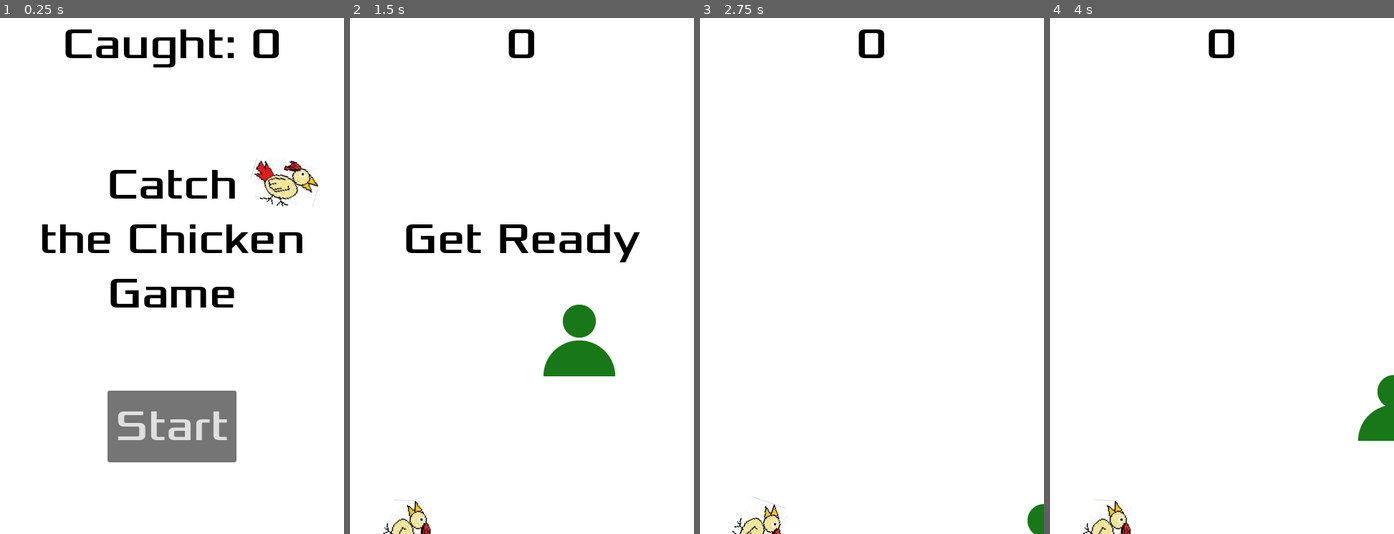
Above: before the commit, frames 1-4 (left to right).
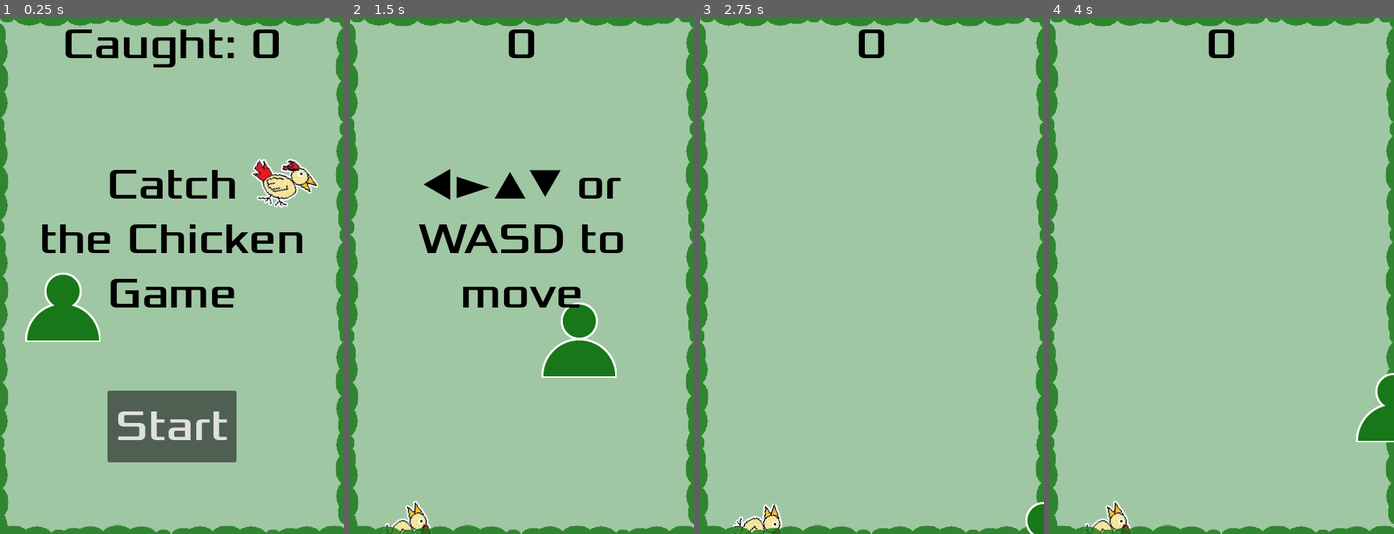
Above: after the commit, the same moments.

Repository: hchiam/learning-godot
Game: Godot game, scene res://main.tscn
The game is run twice, just before and just after one commit, with the same random seed, the same clock (stepped at 60 frames per second) and the same inputs.
Inputs (mouse positions are in pixels of both pictures, inside the frame that each line leads up to):
- Up to frame 1 (0.25 s): no input
- Up to frame 2 (1.5 s): click "Start" at 0.5 s; move the mouse to (597, 250) at 1.27 s; hold D (move_right) from 1.28 s (still down); click (597, 250) at 1.42 s
- Up to frame 3 (2.75 s): move the mouse to (803, 301) at 2.02 s; release D (move_right) at 2.03 s; hold S (move_down) from 2.03 s (still down)
- Up to frame 4 (4 s): move the mouse to (1256, 162) at 2.77 s; release S (move_down) at 2.78 s; hold D (move_right) 2.78-3.53 s; move the mouse to (1204, 379) at 3.52 s; hold W (move_up) from 3.53 s (still down); click (1204, 379) at 3.67 s

The runs differ from the first frame. In frame 1, 95% of the frame differs, in the area x 0-100%, y 0-100%; in frame 2, 97%; in frame 3, 99%; in frame 4, 99%.

Commit message:
mobile buttons and styling and logic fixes

Diff:
--- a/catch_the_chicken/chicken.gd
+++ b/catch_the_chicken/chicken.gd
@@ -27,7 +27,7 @@
 	# disable while accounting for physics:
 	$Area2D/CollisionShape2D.set_deferred('disabled', true)
 
-	linear_velocity = Vector2.ZERO
+	#linear_velocity = Vector2.ZERO
 
 	caught.emit()
 
--- a/catch_the_chicken/chicken.tscn
+++ b/catch_the_chicken/chicken.tscn
@@ -47,6 +47,7 @@
 
 [node name="ChickenCaughtSound" type="AudioStreamPlayer2D" parent="Area2D"]
 stream = ExtResource("4_86nom")
+volume_db = -6.0
 
 [node name="Timer" type="Timer" parent="."]
 wait_time = 0.5
--- a/catch_the_chicken/hud.gd
+++ b/catch_the_chicken/hud.gd
@@ -2,10 +2,20 @@
 
 signal start_game
 
+var doneGame = false
+
+
+func show_final_message(text):
+	$MessageLabel.text = text
+	$MessageLabel.show()
+	doneGame = true
+
+
 func show_message(text):
 	$MessageLabel.text = text
 	$MessageLabel.show()
-	$MessageTimer.start()
+	if !doneGame:
+		$MessageTimer.start()
 
 
 func update_score(score):
@@ -15,7 +25,75 @@
 func _on_StartButton_pressed():
 	$StartButton.hide()
 	start_game.emit()
+	if OS.has_feature("web_android") or OS.has_feature("web_ios"):
+		show_movement_buttons()
+	else:
+		show_message("◀►▲▼ or WASD to move")
 
 
 func _on_MessageTimer_timeout():
-	$MessageLabel.hide()
+	if !doneGame:
+		$MessageLabel.hide()
+
+
+func show_movement_buttons():
+	$Up.show()
+	$Down.show()
+	$Left.show()
+	$Right.show()
+
+
+func _on_up_button_down():
+	var ev = InputEventAction.new()
+	ev.action = "move_up"
+	ev.pressed = true
+	Input.parse_input_event(ev)
+
+
+func _on_down_button_down():
+	var ev = InputEventAction.new()
+	ev.action = "move_down"
+	ev.pressed = true
+	Input.parse_input_event(ev)
+
+
+func _on_left_button_down():
+	var ev = InputEventAction.new()
+	ev.action = "move_left"
+	ev.pressed = true
+	Input.parse_input_event(ev)
+
+
+func _on_right_button_down():
+	var ev = InputEventAction.new()
+	ev.action = "move_right"
+	ev.pressed = true
+	Input.parse_input_event(ev)
+
+
+func _on_up_button_up():
+	var ev = InputEventAction.new()
+	ev.action = "move_up"
+	ev.pressed = false
+	Input.parse_input_event(ev)
+
+
+func _on_down_button_up():
+	var ev = InputEventAction.new()
+	ev.action = "move_down"
+	ev.pressed = false
+	Input.parse_input_event(ev)
+
+
+func _on_left_button_up():
+	var ev = InputEventAction.new()
+	ev.action = "move_left"
+	ev.pressed = false
+	Input.parse_input_event(ev)
+
+
+func _on_right_button_up():
+	var ev = InputEventAction.new()
+	ev.action = "move_right"
+	ev.pressed = false
+	Input.parse_input_event(ev)
--- a/catch_the_chicken/hud.tscn
+++ b/catch_the_chicken/hud.tscn
@@ -62,5 +62,85 @@
 [node name="MessageTimer" type="Timer" parent="."]
 one_shot = true
 
+[node name="Up" type="Button" parent="."]
+visible = false
+anchors_preset = 7
+anchor_left = 0.5
+anchor_top = 1.0
+anchor_right = 0.5
+anchor_bottom = 1.0
+offset_left = -50.0
+offset_top = -300.0
+offset_right = 50.0
+offset_bottom = -200.0
+grow_horizontal = 2
+grow_vertical = 0
+theme_override_fonts/font = ExtResource("2_2jm3i")
+theme_override_font_sizes/font_size = 60
+shortcut = SubResource("4")
+text = "▲"
+
+[node name="Down" type="Button" parent="."]
+visible = false
+anchors_preset = 7
+anchor_left = 0.5
+anchor_top = 1.0
+anchor_right = 0.5
+anchor_bottom = 1.0
+offset_left = -50.0
+offset_top = -105.0
+offset_right = 50.0
+offset_bottom = -5.0
+grow_horizontal = 2
+grow_vertical = 0
+theme_override_fonts/font = ExtResource("2_2jm3i")
+theme_override_font_sizes/font_size = 60
+shortcut = SubResource("4")
+text = "▼"
+
+[node name="Left" type="Button" parent="."]
+visible = false
+anchors_preset = 7
+anchor_left = 0.5
+anchor_top = 1.0
+anchor_right = 0.5
+anchor_bottom = 1.0
+offset_left = -150.0
+offset_top = -204.0
+offset_right = -50.0
+offset_bottom = -104.0
+grow_horizontal = 2
+grow_vertical = 0
+theme_override_fonts/font = ExtResource("2_2jm3i")
+theme_override_font_sizes/font_size = 60
+shortcut = SubResource("4")
+text = "◀"
+
+[node name="Right" type="Button" parent="."]
+visible = false
+anchors_preset = 7
+anchor_left = 0.5
+anchor_top = 1.0
+anchor_right = 0.5
+anchor_bottom = 1.0
+offset_left = 50.0
+offset_top = -204.0
+offset_right = 150.0
+offset_bottom = -104.0
+grow_horizontal = 2
+grow_vertical = 0
+theme_override_fonts/font = ExtResource("2_2jm3i")
+theme_override_font_sizes/font_size = 60
+shortcut = SubResource("4")
+text = "►"
+
 [connection signal="pressed" from="StartButton" to="." method="_on_StartButton_pressed"]
 [connection signal="timeout" from="MessageTimer" to="." method="_on_MessageTimer_timeout"]
+[connection signal="button_down" from="Up" to="." method="_on_up_button_down"]
+[connection signal="button_up" from="Up" to="." method="_on_up_button_up"]
+[connection signal="button_down" from="Down" to="." method="_on_down_button_down"]
+[connection signal="button_up" from="Down" to="." method="_on_down_button_up"]
+[connection signal="button_down" from="Left" to="." method="_on_left_button_down"]
+[connection signal="button_up" from="Left" to="." method="_on_left_button_up"]
+[connection signal="button_down" from="Right" to="." method="_on_right_button_down"]
+[connection signal="button_up" from="Right" to="." method="_on_right_button_up"]
--- a/catch_the_chicken/main.gd
+++ b/catch_the_chicken/main.gd
@@ -1,7 +1,7 @@
 extends Node
 
 @export var chicken_node: PackedScene
-var score
+var score = 0
 var instanceCounter = 0
 
 
@@ -9,28 +9,21 @@
 	get_tree().call_group(&"mobs", &"queue_free")
 	score = 0
 	$ChickenAnimation.hide()
+	$PlayerAnimation.hide()
 	$Player.start($StartPosition.position)
 	$StartTimer.start()
 	$HUD.update_score(score)
 	$HUD.show_message("Get Ready")
 	$Music.play()
-	if OS.has_feature("web_android") or OS.has_feature("web_ios"):
-		show_buttons()
 	spawn_chicken()
 
 
-func show_buttons():
-	$HUD.show_message("Sorry, mobile support coming soon.")
+func spawn_chicken():
+	if score >= 100:
+		$HUD.show_final_message("You reached the end! Thanks for playing!")
 
-
-func spawn_chicken():
-	if instanceCounter == 0 and score >= 100:
-		$HUD.show_message("You reached the end! Thanks for playing!")
-
-	if instanceCounter > 0 or score > 100:
+	if instanceCounter > 0 and (score > 70 and score < 100):
 		return
-
-	instanceCounter += 1
 
 	var chicken = chicken_node.instantiate()
 
@@ -51,7 +44,7 @@
 		chicken.position = mob_spawn_location.position
 	else:
 		var viewportSizeVector = get_viewport().size
-		var minDistanceFromPlayer = 150
+		var minDistanceFromPlayer = 125
 		var chickenSize = chicken.get_chicken_size()
 		while true:
 			var randomX = randf_range(chickenSize, viewportSizeVector.x - chickenSize)
@@ -71,6 +64,7 @@
 	chicken.wentOffScreen.connect(_on_chicken_off_screen)
 
 	add_child(chicken)
+	instanceCounter = 1
 
 
 func _on_chicken_caught():
@@ -82,7 +76,8 @@
 	if instanceCounter == 1:
 		instanceCounter = 0
 		spawn_chicken()
-		if score > 30 and score < 70:
+		# hack to double-spawn on purpose:
+		if score >= 30 and score < 70:
 			spawn_chicken()
 
 
--- a/catch_the_chicken/main.tscn
+++ b/catch_the_chicken/main.tscn
@@ -1,13 +1,17 @@
-[gd_scene load_steps=11 format=3 uid="uid://cyfwty2q3rdse"]
+[gd_scene load_steps=16 format=3 uid="uid://cyfwty2q3rdse"]
 
 [ext_resource type="Script" path="res://main.gd" id="1_0r6n5"]
 [ext_resource type="PackedScene" uid="uid://rkdnhqgf2hpj" path="res://chicken.tscn" id="2_50pww"]
 [ext_resource type="PackedScene" uid="uid://4vwrqjegqwpj" path="res://player.tscn" id="3_veqnc"]
 [ext_resource type="PackedScene" uid="uid://ccqoreueuxdb7" path="res://hud.tscn" id="4_0qnje"]
 [ext_resource type="AudioStream" uid="uid://hofas6q0v2jv" path="res://art/little-happy-chip-tune.ogg" id="5_dc7ke"]
+[ext_resource type="Texture2D" uid="uid://deska6oauc5e6" path="res://art/player.png" id="6_4qm3e"]
 [ext_resource type="AudioStream" uid="uid://ktnnfs6hjodk" path="res://art/chicken.wav" id="6_fcntq"]
 [ext_resource type="Texture2D" uid="uid://do5ppqlmowibo" path="res://art/chicken.png" id="6_ykoy0"]
 [ext_resource type="Texture2D" uid="uid://8671e5b6wvt" path="res://art/chicken_tilted.png" id="7_eojw6"]
+[ext_resource type="Texture2D" uid="uid://bpbarq5crdd0q" path="res://art/bushes.png" id="7_jfnyo"]
+[ext_resource type="Texture2D" uid="uid://b06bwcrjqkjbw" path="res://art/player_bobble.png" id="7_r7ayf"]
+[ext_resource type="AudioStream" uid="uid://dm4cpmih7otsu" path="res://art/walking-on-forest-floor.ogg" id="9_tk3yu"]
 
 [sub_resource type="Curve2D" id="1"]
 _data = {
@@ -29,6 +33,20 @@
 "speed": 4.0
 }]
 
+[sub_resource type="SpriteFrames" id="SpriteFrames_xix04"]
+animations = [{
+"frames": [{
+"duration": 1.0,
+"texture": ExtResource("6_4qm3e")
+}, {
+"duration": 1.0,
+"texture": ExtResource("7_r7ayf")
+}],
+"loop": true,
+"name": &"head_bobble",
+"speed": 5.0
+}]
+
 [node name="Main" type="Node"]
 script = ExtResource("1_0r6n5")
 chicken_node = ExtResource("2_50pww")
@@ -39,8 +57,10 @@
 anchor_bottom = 1.0
 grow_horizontal = 2
 grow_vertical = 2
+color = Color(0.624, 0.78, 0.6396, 1)
 
 [node name="Player" parent="." instance=ExtResource("3_veqnc")]
+visible = false
 collision_mask = 6
 
 [node name="StartTimer" type="Timer" parent="."]
@@ -62,7 +82,20 @@
 animation = &"walk"
 autoplay = "walk"
 
+[node name="PlayerAnimation" type="AnimatedSprite2D" parent="."]
+position = Vector2(88, 400)
+scale = Vector2(0.5, 0.5)
+sprite_frames = SubResource("SpriteFrames_xix04")
+animation = &"head_bobble"
+autoplay = "head_bobble"
+
 [node name="HUD" parent="." instance=ExtResource("4_0qnje")]
+
+[node name="Bushes" type="Sprite2D" parent="."]
+modulate = Color(1, 1, 1, 0.823529)
+z_index = 1
+texture = ExtResource("7_jfnyo")
+centered = false
 
 [node name="Music" type="AudioStreamPlayer" parent="."]
 stream = ExtResource("5_dc7ke")
@@ -70,6 +103,12 @@
 
 [node name="ChickenCaughtSound" type="AudioStreamPlayer2D" parent="."]
 stream = ExtResource("6_fcntq")
+volume_db = -6.0
+
+[node name="NatureSounds" type="AudioStreamPlayer" parent="."]
+stream = ExtResource("9_tk3yu")
+autoplay = true
+parameters/looping = true
 
 [connection signal="timeout" from="StartTimer" to="." method="_on_StartTimer_timeout"]
 [connection signal="start_game" from="HUD" to="." method="new_game"]
--- a/catch_the_chicken/project.godot
+++ b/catch_the_chicken/project.godot
@@ -15,7 +15,8 @@
 config/tags=PackedStringArray("2d", "demo", "official")
 run/main_scene="res://main.tscn"
 config/features=PackedStringArray("4.3")
-config/icon="res://icon.webp"
+boot_splash/image="res://art/logo.png"
+config/icon="res://art/chicken.png"
 
 [display]
 
Binary file added: catch_the_chicken/art/bushes.png
Not shown, added: catch_the_chicken/art/bushes.png.import
Binary file changed: catch_the_chicken/art/chicken.png
Binary file changed: catch_the_chicken/art/chicken_tilted.png
Not shown, changed: catch_the_chicken/art/icon.svg.import
Binary file added: catch_the_chicken/art/logo.png
Not shown, added: catch_the_chicken/art/logo.png.import
Binary file changed: catch_the_chicken/art/player.png
Binary file changed: catch_the_chicken/art/player_bobble.png
Not shown, added: catch_the_chicken/art/walking-on-forest-floor.ogg.import
Binary file removed: catch_the_chicken/icon.webp
Binary file added: catch_the_chicken/screenshots/later_game.png
(and 5 more such lines)
